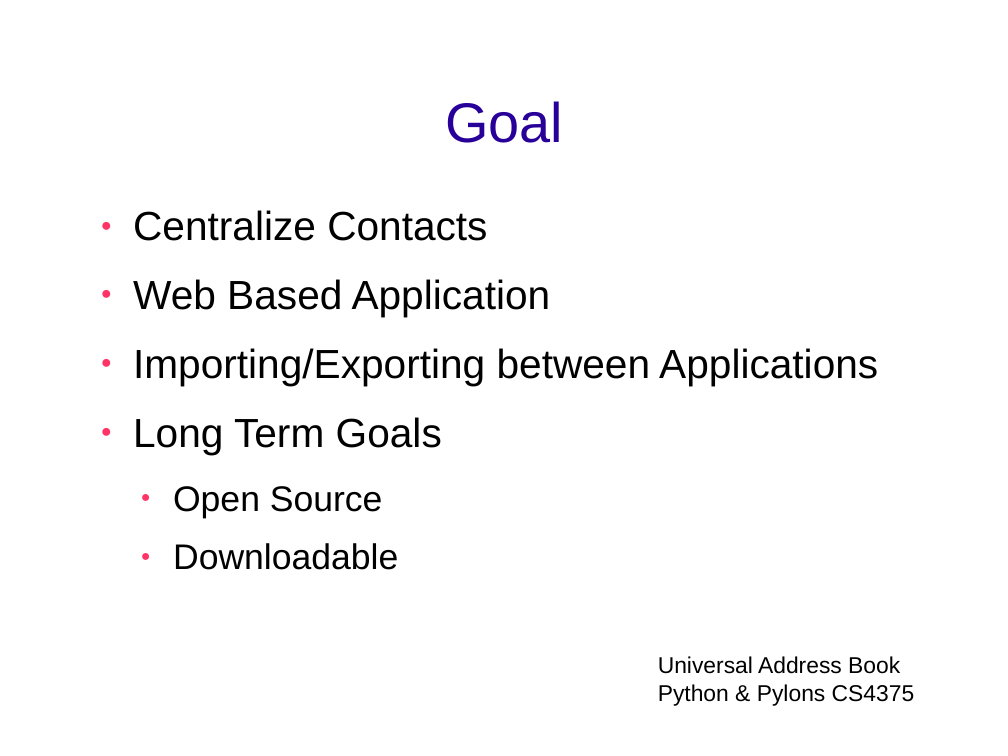
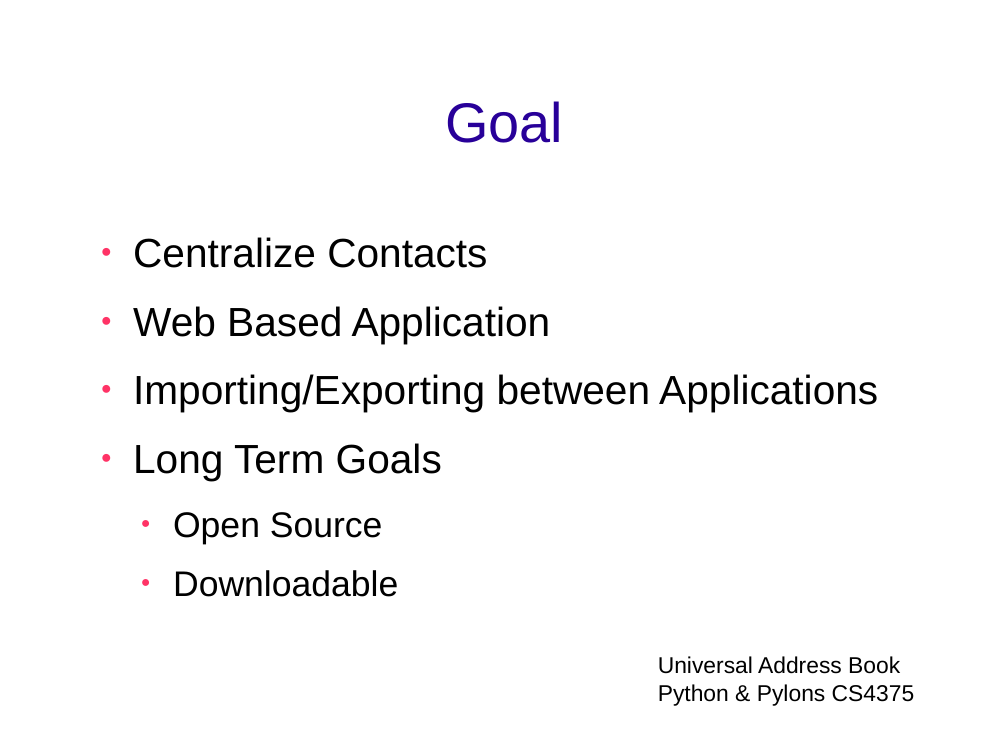
Before and after one commit to tdyhacker/pythonexploration, a slide deck: slide 3 of compeggirl/UnivAddBook Judge Presentation.ppt. Drawn at 1008x756 pixels with LibreOffice and Linux fonts; fonts in the diff are those of the drawing; background and template pictures are left out. Boxes give left, top, right and bottom in pixels: in the first picture for what was removed or moved away, otherwise in the second. Text is boxed around its words. In the diff, an @@ line names an element or a change of style, - is before the commit and + after.

```diff
--- a/compeggirl/UnivAddBook Judge Presentation.ppt
+++ b/compeggirl/UnivAddBook Judge Presentation.ppt
@@ text "Centralize Contacts" at box(133, 237, 878, 597): vertical alignment top to middle @@
```
Also in this commit, not shown: 2 other slides changed, 1 slide added.
